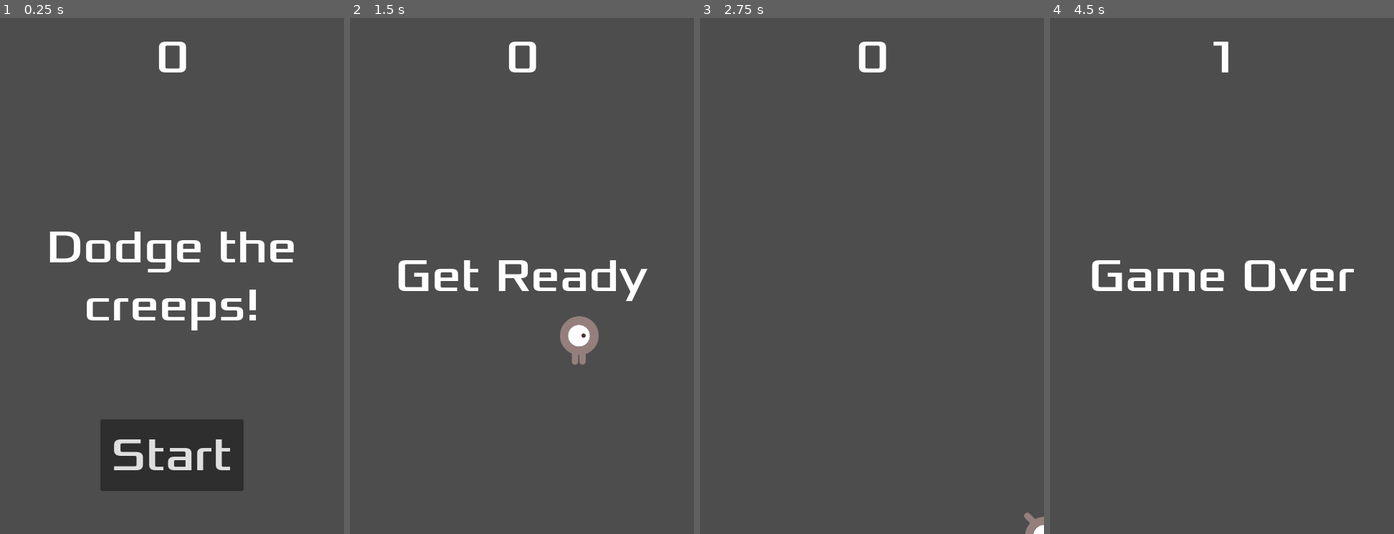
Above: before the commit, frames 1-4 (left to right).
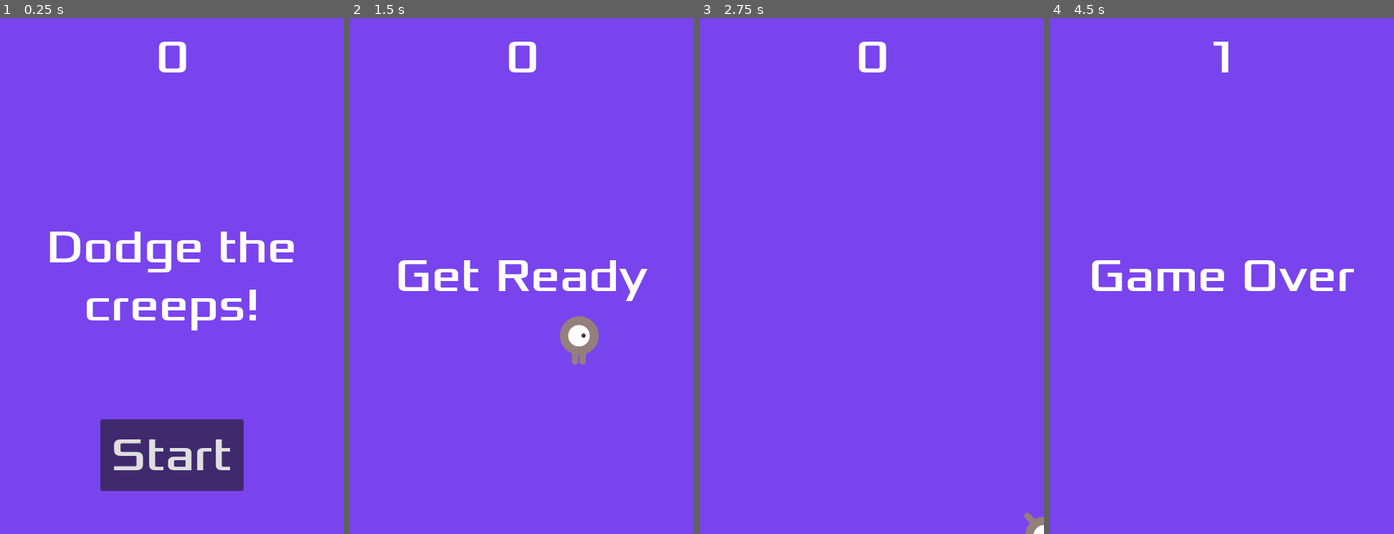
Above: after the commit, the same moments.

Repository: mrgolubeff/dodge_the_creeps
Game: Godot game, scene res://main.tscn
Same seed, same stepped clock (60 frames per second), same inputs: the game is played once before the commit and once after it.
Inputs:
- Up to frame 1 (0.25 s): no input
- Up to frame 2 (1.5 s): click "Start" at 0.5 s; tap Enter at 1.25 s; hold Right (move_right) from 1.28 s (still down)
- Up to frame 3 (2.75 s): release Right (move_right) at 2.03 s; hold Down (move_down) from 2.03 s (still down)
- Up to frame 4 (4.5 s): release Down (move_down) at 2.78 s; hold Right (move_right) 2.78-3.53 s; hold Up (move_up) 3.53-4.28 s; hold Left (move_left) from 4.28 s (still down)

The runs differ from the first frame. In frame 1, 97% of the frame differs, in the area x 0-100%, y 0-100%; in frame 2, 98%; in frame 3, 100%; in frame 4, 98%.

Commit message:
Add a background to the level

Diff:
--- a/main.tscn
+++ b/main.tscn
@@ -14,6 +14,14 @@
 [node name="Main" type="Node"]
 script = ExtResource("1_axr2t")
 mob_scene = ExtResource("2_5wtm8")
+
+[node name="Background" type="ColorRect" parent="."]
+anchors_preset = 15
+anchor_right = 1.0
+anchor_bottom = 1.0
+grow_horizontal = 2
+grow_vertical = 2
+color = Color(0.47451, 0.266667, 0.937255, 0.992157)
 
 [node name="Player" parent="." instance=ExtResource("2_yt4rm")]
 
